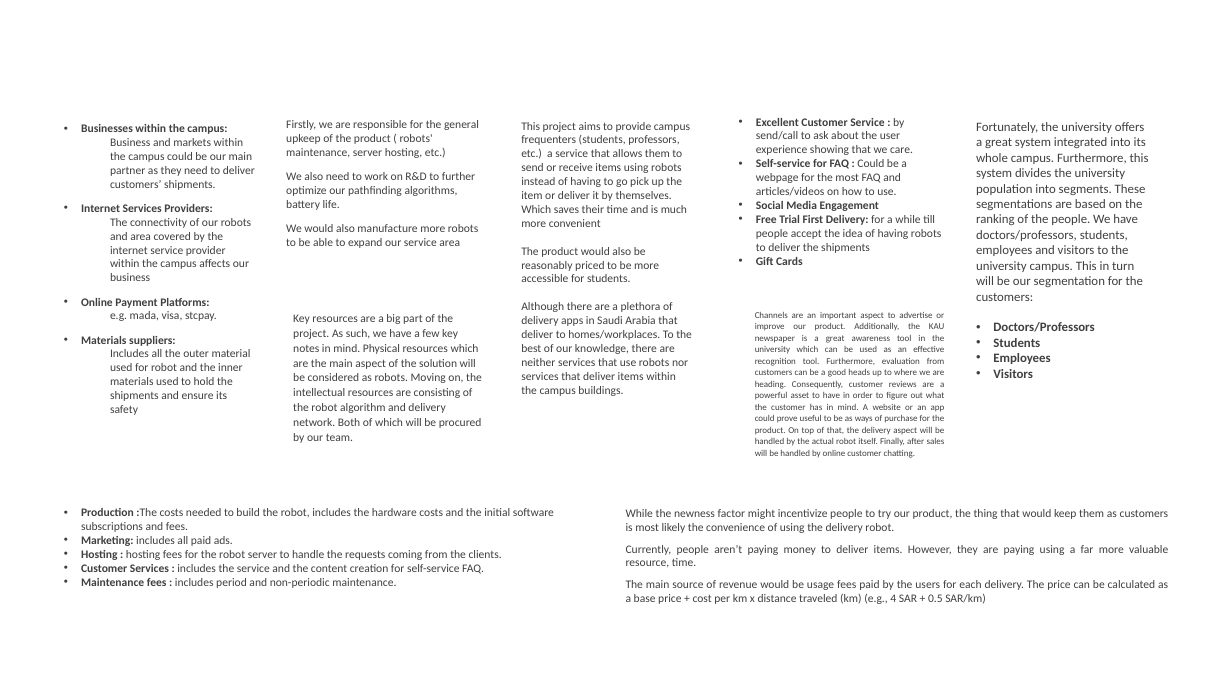
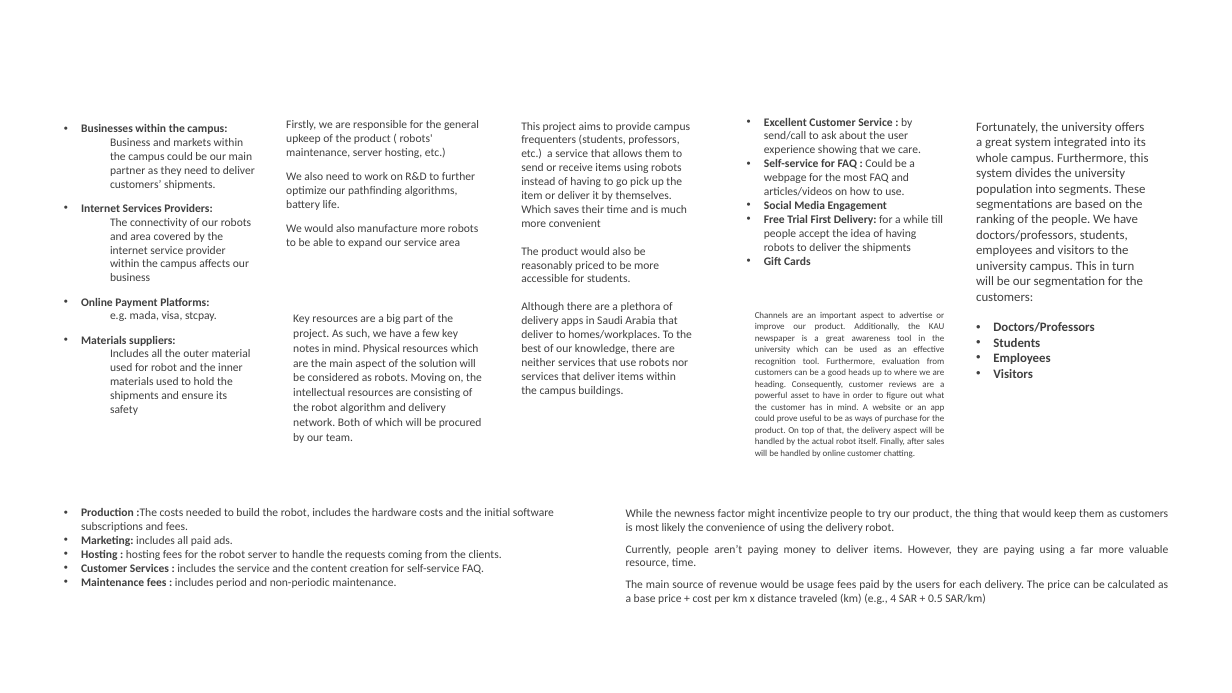
Before and after one commit to Mhd-Ghd/on-campus-delivery-robot, a slide deck: slide 9 of reports/report-2/Press#2branch.pptm. Drawn at 1232x693 pixels with LibreOffice and Linux fonts; fonts in the diff are those of the drawing; background and template pictures are left out. Boxes give left, top, right and bottom in pixels: in the first picture for what was removed or moved away, otherwise in the second. Text is boxed around its words. In the diff, an @@ line names an element or a change of style, - is before the commit and + after.

Commit message:
printed pdf, added remastered canvas, formatted experience

```diff
--- a/reports/report-2/Press#2branch.pptm
+++ b/reports/report-2/Press#2branch.pptm
@@ text "Excellent Customer Service : by ..." rewrapped from bbox=[756, 118, 941, 265] to bbox=[764, 118, 943, 265] @@
```
Also in this commit, not shown: 1 other file.
